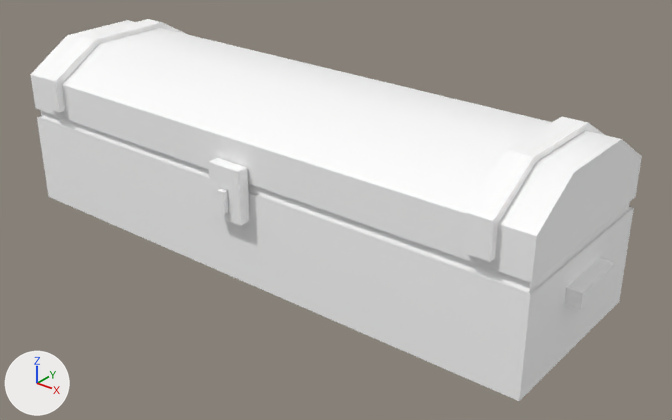
What one commit did to the glTF model assets/synty/simple_fantasy/models/SF_Prop_Elven_Chest_01.glb.
Both versions are drawn from a 50 mm lens placed at (0.0293, -0.0336, 0.0236), pointed at (0.0021, 0.0004, 0.0026). The lights are fixed; the arrows at lower left show +X, +Y and +Z. Where no turn or scale is listed for an object, it has been applied to the vertices.

The first picture shows 'SF_Prop_Elven_Chest_01', 'SF_Prop_Elven_Chest_Lid_01'.
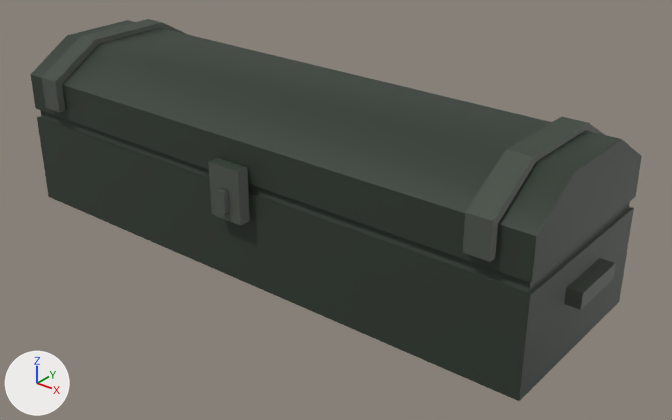
Location of each change, (x1, y1, x2, y2) in pixels of the pictures (672 x 420 px):
'SF_Prop_Elven_Chest_Lid_01', surface changed (white to grey): (30, 19, 642, 283) in both
'SF_Prop_Elven_Chest_01', surface changed (grey to black): (37, 110, 634, 401) in both

Diff of the bpy script that builds the scene:
```diff
--- a/assets/synty/simple_fantasy/models/SF_Prop_Elven_Chest_01.glb.py
+++ b/assets/synty/simple_fantasy/models/SF_Prop_Elven_Chest_01.glb.py
@@ img_undead_footman_01 @@
+img_undead_footman_01 = load_image('Undead_Footman_01', '_unpacked/Undead_Footman_01', 512, 512, 'sRGB')
@@ mat_lambert1 @@
 mat_lambert1 = principled_material('lambert1')
-mat_lambert1.base_color = (1.0, 1.0, 1.0)  # white #ffffff
+mat_lambert1.texture = img_undead_footman_01
 mat_lambert1.roughness = 0.553
```
